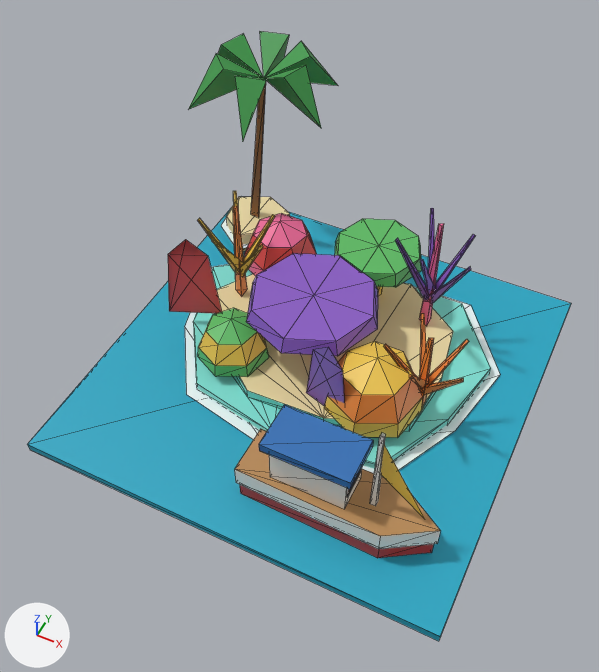
The glTF model games/escales/assets/monuments/recifCairns.glb, before and after one commit.
Rendered twice from a camera (50 mm lens) standing at (0.98, -2.16, 2.83) and looking at (-0.01, -0.19, 0.37). The axes (+X, +Y, +Z) are drawn at lower left. The lights are the same throughout. The picture after the commit comes second. Mesh edges are drawn as thin lines. Vertices at exactly the same position are counted once.

Objects in the first picture: 'recifCairns'.
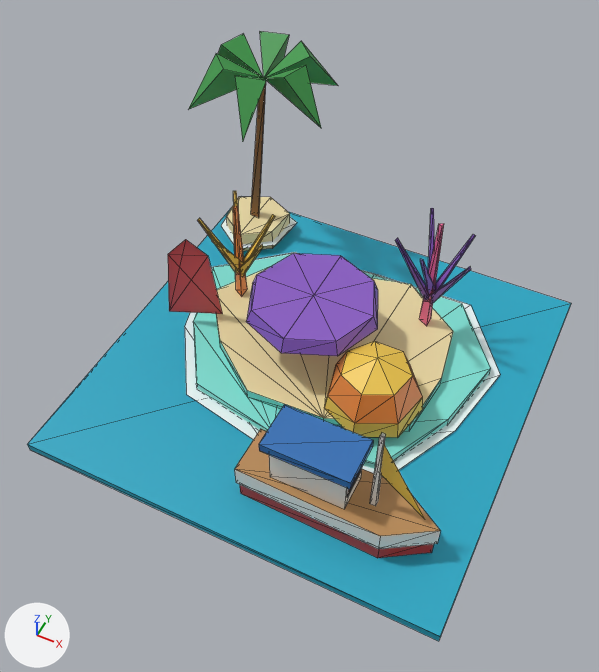
Scene script edits in JSON lines:
```json
{"block": "me_recifcairns", "where": "# used by ob_recifcairns; location = (0.0, 0.0, 0.0)"}
{"op": "remove", "block": "me_recifcairns", "code": "me_recifcairns.from_pydata(...)  # 406 vertices, 566 faces; spans x -0.9..0.9, y -0.94..0.94, z 0.0..1.03"}
{"op": "add", "block": "me_recifcairns", "code": "me_recifcairns.from_pydata(...)  # 288 vertices, 386 faces; spans x -0.9..0.9, y -0.94..0.94, z 0.0..1.03"}
{"block": "me_recifcairns", "change": "me_recifcairns part 1: 10 loose pieces with 118 vertices, spanning x -0.57..0.66, y -0.36..0.6, z 0.13..0.54, are deleted"}
```

Changed parts and their boxes [x1, y1, x2, y2] in the pictures (599 x 672 px):
```json
{"part": 1, "of": "me_recifcairns", "change": "deleted", "before": [198, 213, 469, 406]}
```
